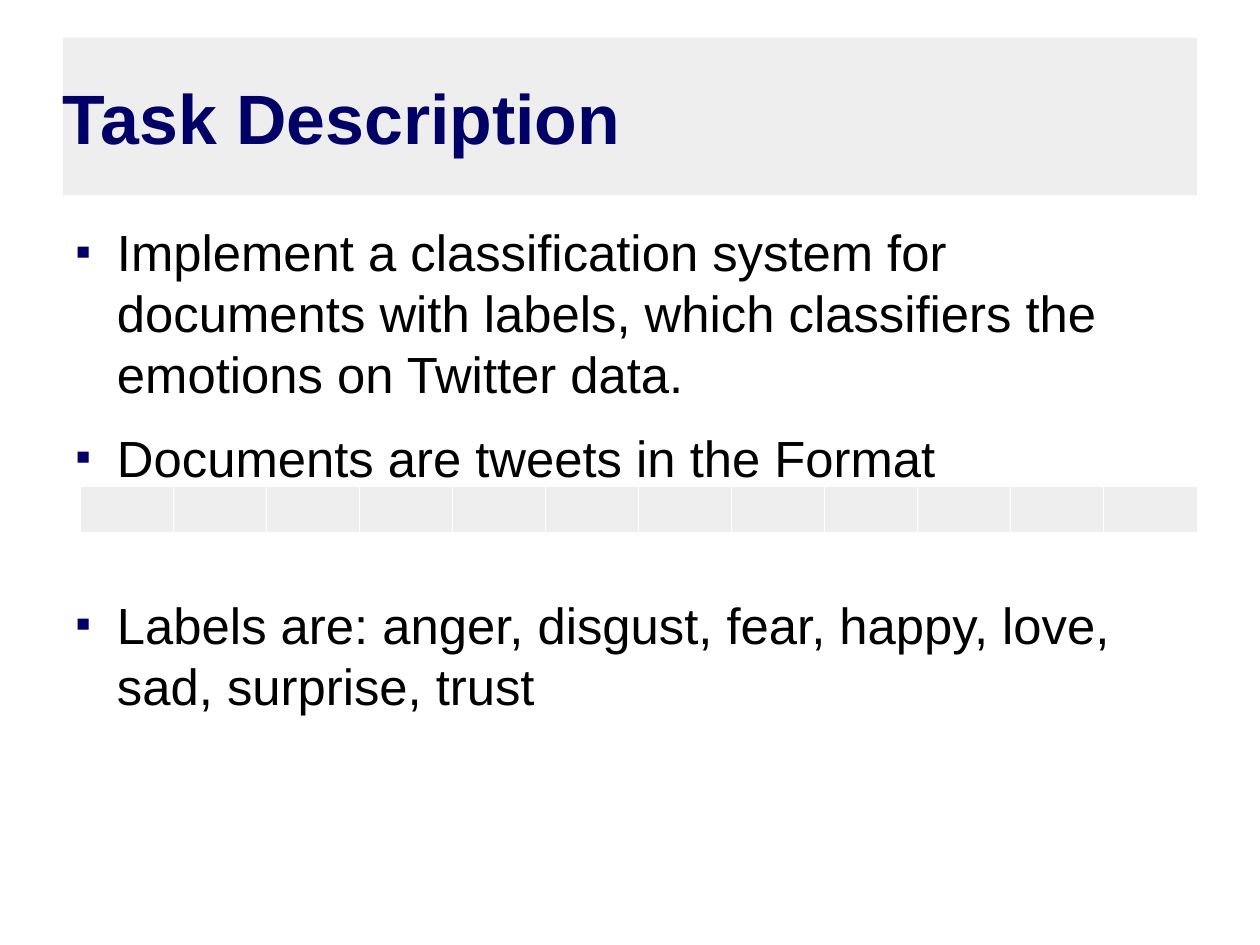
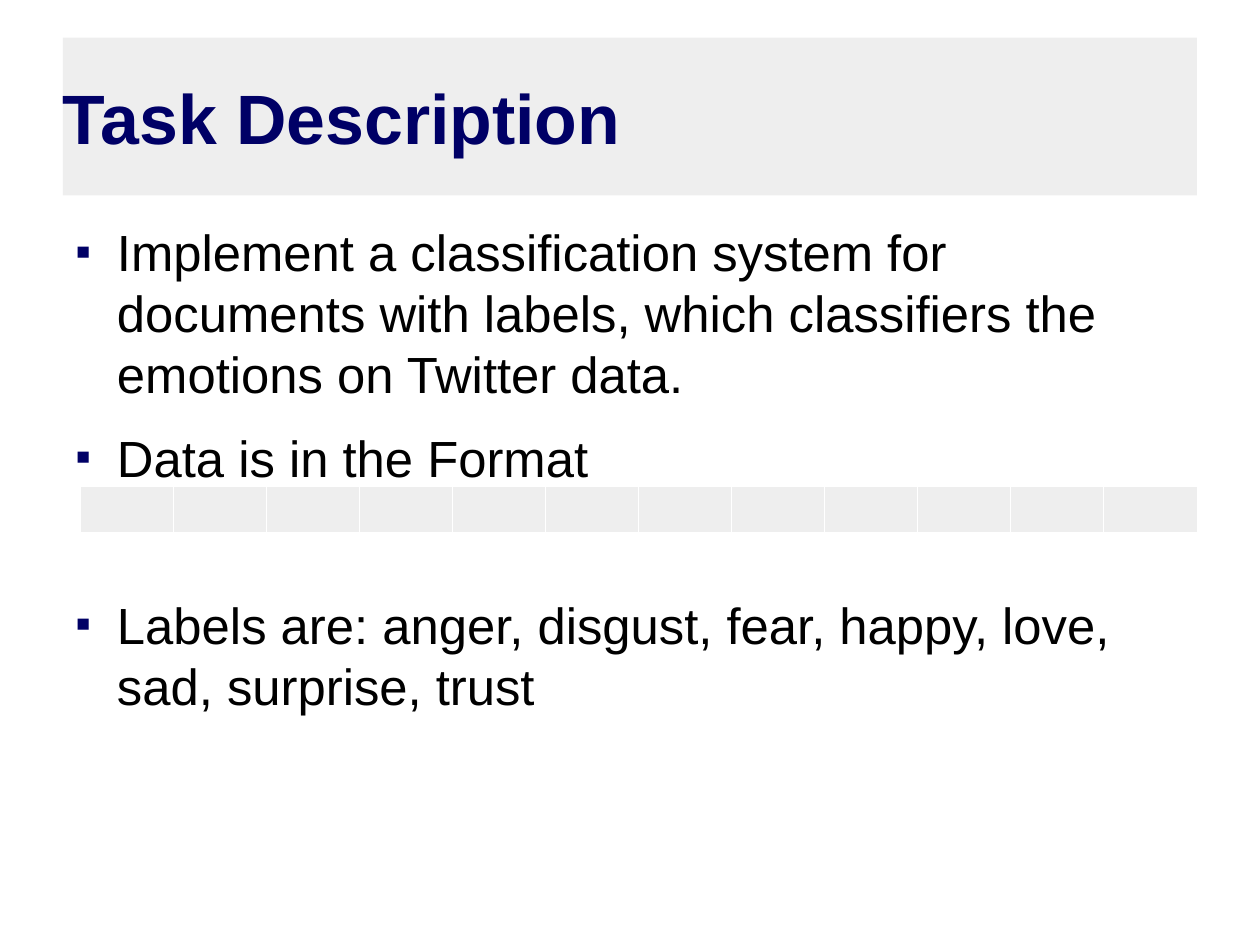
Before and after one commit to theconsummate/twitter-emotion-mining, a slide deck: slide 3 of PresentationTeamLab.odp. Drawn at 1260x945 pixels with LibreOffice and Linux fonts; fonts in the diff are those of the drawing. Boxes give left, top, right and bottom in pixels: in the first picture for what was removed or moved away, otherwise in the second. Text is boxed around its words. In the diff, an @@ line names an element or a change of style, - is before the commit and + after.

```diff
--- a/PresentationTeamLab.odp
+++ b/PresentationTeamLab.odp
@@ text at bbox=[117, 440, 588, 478]: text changed @@
-■ Documents are tweets in the Format
+■ Data is in the Format
```
Also in this commit, not shown: 1 other slide changed, 6 slides added, 5 slides removed.
